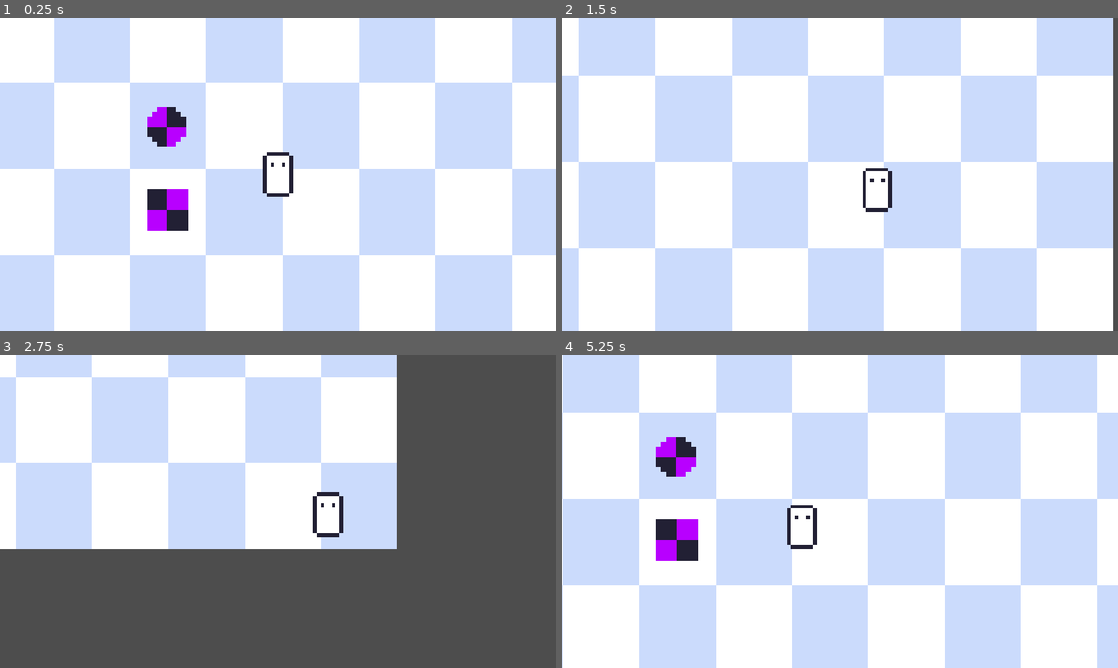
Above: before the commit, frames 1-4 (two rows, left to right).
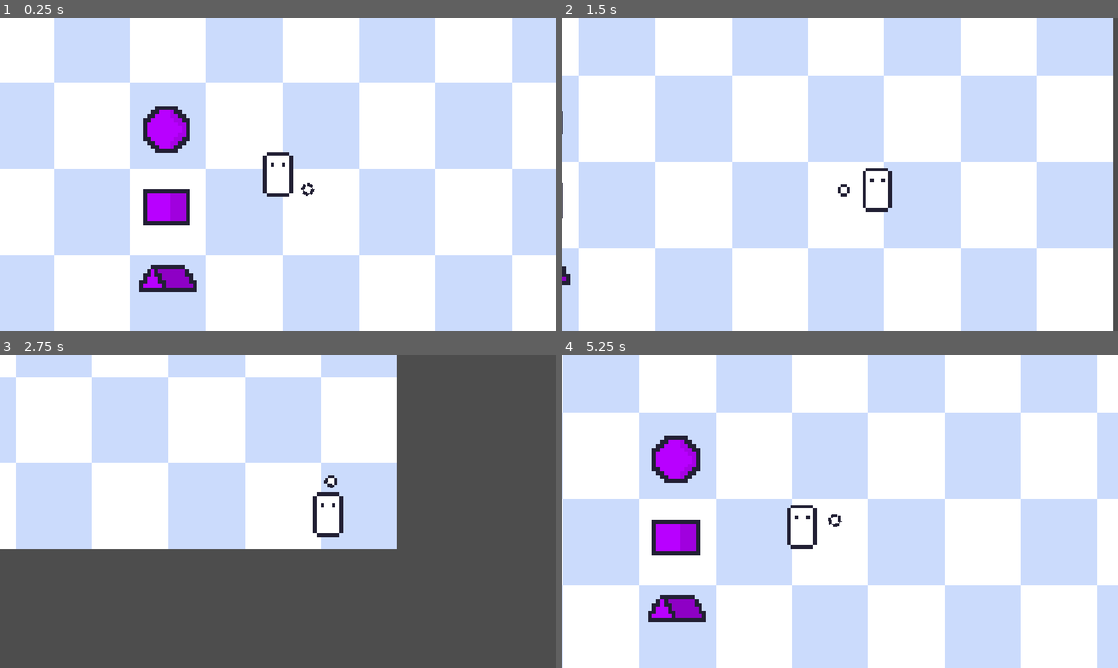
Above: after the commit, the same moments.

Repository: J-mikyas/Dreadmire
Game: Godot game, scene res://Assets/Scenes/Levels/Debug.tscn
Two runs of this game, one before a commit and one after it. Both use one fixed random seed, a clock stepped at 60 frames per second and the inputs below.
Inputs (mouse positions are in pixels of both pictures, inside the frame that each line leads up to):
- Up to frame 1 (0.25 s): no input
- Up to frame 2 (1.5 s): tap Enter at 0.5 s; move the mouse to (962, 158) at 0.52 s; hold D (right) 0.53-1.28 s; move the mouse to (728, 190) at 1.27 s; hold S (down) from 1.28 s (still down)
- Up to frame 3 (2.75 s): move the mouse to (333, 442) at 2.02 s; release S (down) at 2.03 s; hold D (right) from 2.03 s (still down)
- Up to frame 4 (5.25 s): move the mouse to (812, 574) at 2.77 s; release D (right) at 2.78 s; hold W (up) 2.78-3.53 s; move the mouse to (1006, 558) at 3.52 s; hold A (left) 3.53-5.03 s; move the mouse to (673, 464) at 4.27 s; move the mouse to (867, 511) at 5.02 s; hold S (down) from 5.03 s (still down)

The runs differ from the first frame. In frame 1, 2.4% of the frame differs, in the area x 25-57%, y 28-88%; in frame 2, 0.1%; in frame 3, less than 0.1%; in frame 4, 2.5%, in the area x 15-51%, y 25-86%.

Commit message:
Feat: Add hand-mouse aligned rotations.

Diff:
--- a/Assets/Code/Characters/player.gd
+++ b/Assets/Code/Characters/player.gd
@@ -4,8 +4,24 @@
 const SPEED = 600
 const FRICTION = 3000
 
+@onready var hand: Node2D = $Hand
+@onready var hand_sprite_2d: Sprite2D = $Hand/HandSprite2D
 
 func _physics_process(delta: float) -> void:
+
+	# \\ GUN AND HAND SYSTEM //
+
+	var mouse_pos = get_global_mouse_position() - global_position
+	var mouse_angle = rad_to_deg(mouse_pos.angle())
+
+	hand.rotation_degrees = mouse_angle - 180
+
+	if not (mouse_angle <= 90 and mouse_angle >= -90):
+		hand_sprite_2d.flip_v = true
+	else:
+		hand_sprite_2d.flip_v = false
+
+	# \\ MOVEMENT SYSTEM //
 
 	direction = Input.get_vector("left","right","up","down")
 	var target_pos = direction * SPEED
--- a/Assets/Scenes/Characters/player.tscn
+++ b/Assets/Scenes/Characters/player.tscn
@@ -1,11 +1,12 @@
 [gd_scene format=3 uid="uid://dmslwauil54sw"]
 
-[ext_resource type="Texture2D" uid="uid://c5v2r63l05gsl" path="res://Assets/Sprites/Tmp/Player.png" id="1_2cnp0"]
+[ext_resource type="Texture2D" uid="uid://bkw6cg6ifch87" path="res://Assets/Sprites/Tmp/Player.png" id="1_2cnp0"]
 [ext_resource type="Script" uid="uid://6nn7tjp22fx3" path="res://Assets/Code/Characters/player.gd" id="1_7elgb"]
+[ext_resource type="Texture2D" uid="uid://ch0lh34s5xib4" path="res://Assets/Sprites/Tmp/hand.png" id="3_54u17"]
 
 [sub_resource type="CapsuleShape2D" id="CapsuleShape2D_3yigi"]
-radius = 16.000694
-height = 56.00138
+radius = 15.999996
+height = 51.998592
 
 [node name="Player" type="CharacterBody2D" unique_id=1130819150]
 script = ExtResource("1_7elgb")
@@ -15,10 +16,18 @@
 texture = ExtResource("1_2cnp0")
 
 [node name="CollisionShape2D" type="CollisionShape2D" parent="." unique_id=1510381406]
-position = Vector2(1.8626451e-09, 30)
+position = Vector2(0, 30.000002)
 rotation = -1.5714941
 shape = SubResource("CapsuleShape2D_3yigi")
 
 [node name="Camera2D" type="Camera2D" parent="." unique_id=840007717]
 position_smoothing_enabled = true
 rotation_smoothing_enabled = true
+
+[node name="Hand" type="Node2D" parent="." unique_id=959135812]
+rotation = 3.1415927
+scale = Vector2(6.5688844, 6.5688844)
+
+[node name="HandSprite2D" type="Sprite2D" parent="Hand" unique_id=2057682923]
+position = Vector2(-10.504, 0)
+texture = ExtResource("3_54u17")
--- a/Assets/Scenes/Levels/Debug.tscn
+++ b/Assets/Scenes/Levels/Debug.tscn
@@ -1,16 +1,19 @@
 [gd_scene format=3 uid="uid://bhnm75osudm6y"]
 
-[ext_resource type="Texture2D" uid="uid://dpeayjce48v1a" path="res://Assets/Sprites/Tmp/DebugTexture.png" id="1_mtx47"]
+[ext_resource type="Texture2D" uid="uid://bo1to1nijuikq" path="res://Assets/Sprites/Tmp/DebugTexture.png" id="1_mtx47"]
 [ext_resource type="PackedScene" uid="uid://dmslwauil54sw" path="res://Assets/Scenes/Characters/player.tscn" id="2_fwket"]
-[ext_resource type="Texture2D" uid="uid://kj2nupgv8isd" path="res://Assets/Sprites/Tmp/ball.png" id="3_s6kse"]
-[ext_resource type="Texture2D" uid="uid://lqu1y8h16hvu" path="res://Assets/Sprites/Tmp/box.png" id="4_1kmd0"]
+[ext_resource type="Texture2D" uid="uid://cg782lsxwyhlm" path="res://Assets/Sprites/Tmp/ball.png" id="3_s6kse"]
+[ext_resource type="Texture2D" uid="uid://kw4w5pb32euc" path="res://Assets/Sprites/Tmp/box.png" id="4_1kmd0"]
+[ext_resource type="Texture2D" uid="uid://b60imrh87c5h4" path="res://Assets/Sprites/Tmp/prism.png" id="5_1kmd0"]
 
-[sub_resource type="CapsuleShape2D" id="CapsuleShape2D_r7bme"]
-radius = 2.515667
-height = 6.385933
+[sub_resource type="CircleShape2D" id="CircleShape2D_1kmd0"]
+radius = 10.164812
 
 [sub_resource type="RectangleShape2D" id="RectangleShape2D_r7bme"]
-size = Vector2(6.0939827, 3.8779905)
+size = Vector2(5.3322363, 2.9189787)
+
+[sub_resource type="RectangleShape2D" id="RectangleShape2D_3564x"]
+size = Vector2(17.48624, 38.932037)
 
 [node name="Debug" type="Node2D" unique_id=1027687373]
 
@@ -27,29 +30,42 @@
 
 [node name="Ball" type="StaticBody2D" parent="Level" unique_id=1453955183]
 y_sort_enabled = true
-position = Vector2(9, -77)
+position = Vector2(9, -71.065)
 
 [node name="Sprite2D" type="Sprite2D" parent="Level/Ball" unique_id=13911849]
 position = Vector2(326.00003, 313)
-scale = Vector2(10.335227, 10.335227)
+scale = Vector2(8.17716, 8.17716)
 texture = ExtResource("3_s6kse")
 
 [node name="CollisionShape2D" type="CollisionShape2D" parent="Level/Ball" unique_id=1540163452]
-position = Vector2(327.00006, 329.00003)
+position = Vector2(326.00003, 325.065)
 rotation = 1.5707964
-scale = Vector2(10.335227, 10.335227)
-shape = SubResource("CapsuleShape2D_r7bme")
+scale = Vector2(3.471086, 3.471086)
+shape = SubResource("CircleShape2D_1kmd0")
 
 [node name="Box" type="StaticBody2D" parent="Level" unique_id=1438534868]
 y_sort_enabled = true
-position = Vector2(11, -86)
+position = Vector2(11, -99.685)
 
 [node name="Sprite2D" type="Sprite2D" parent="Level/Box" unique_id=449992920]
-position = Vector2(326.00003, 494.00003)
-scale = Vector2(14.440475, 14.440475)
+position = Vector2(324, 507)
+scale = Vector2(8.256476, 8.256476)
 texture = ExtResource("4_1kmd0")
 
 [node name="CollisionShape2D" type="CollisionShape2D" parent="Level/Box" unique_id=2113222808]
-position = Vector2(326, 509)
-scale = Vector2(14.440475, 14.440475)
+position = Vector2(324, 515.9547)
+scale = Vector2(17.335974, 16.628887)
 shape = SubResource("RectangleShape2D_r7bme")
+
+[node name="Prism" type="StaticBody2D" parent="Level" unique_id=719914778]
+position = Vector2(336, 524.675)
+
+[node name="Sprite2D" type="Sprite2D" parent="Level/Prism" unique_id=1713131155]
+position = Vector2(-2, 21.765)
+scale = Vector2(7.984882, 7.984882)
+texture = ExtResource("5_1kmd0")
+
+[node name="CollisionShape2D" type="CollisionShape2D" parent="Level/Prism" unique_id=2059581035]
+position = Vector2(1, 33.325012)
+scale = Vector2(5.476715, 0.9677862)
+shape = SubResource("RectangleShape2D_3564x")
Binary file changed: Assets/Sprites/Tmp/ball.png
Binary file changed: Assets/Sprites/Tmp/box.png
Binary file added: Assets/Sprites/Tmp/hand.png
Not shown, added: Assets/Sprites/Tmp/hand.png.import
Binary file added: Assets/Sprites/Tmp/prism.png
Not shown, added: Assets/Sprites/Tmp/prism.png.import
